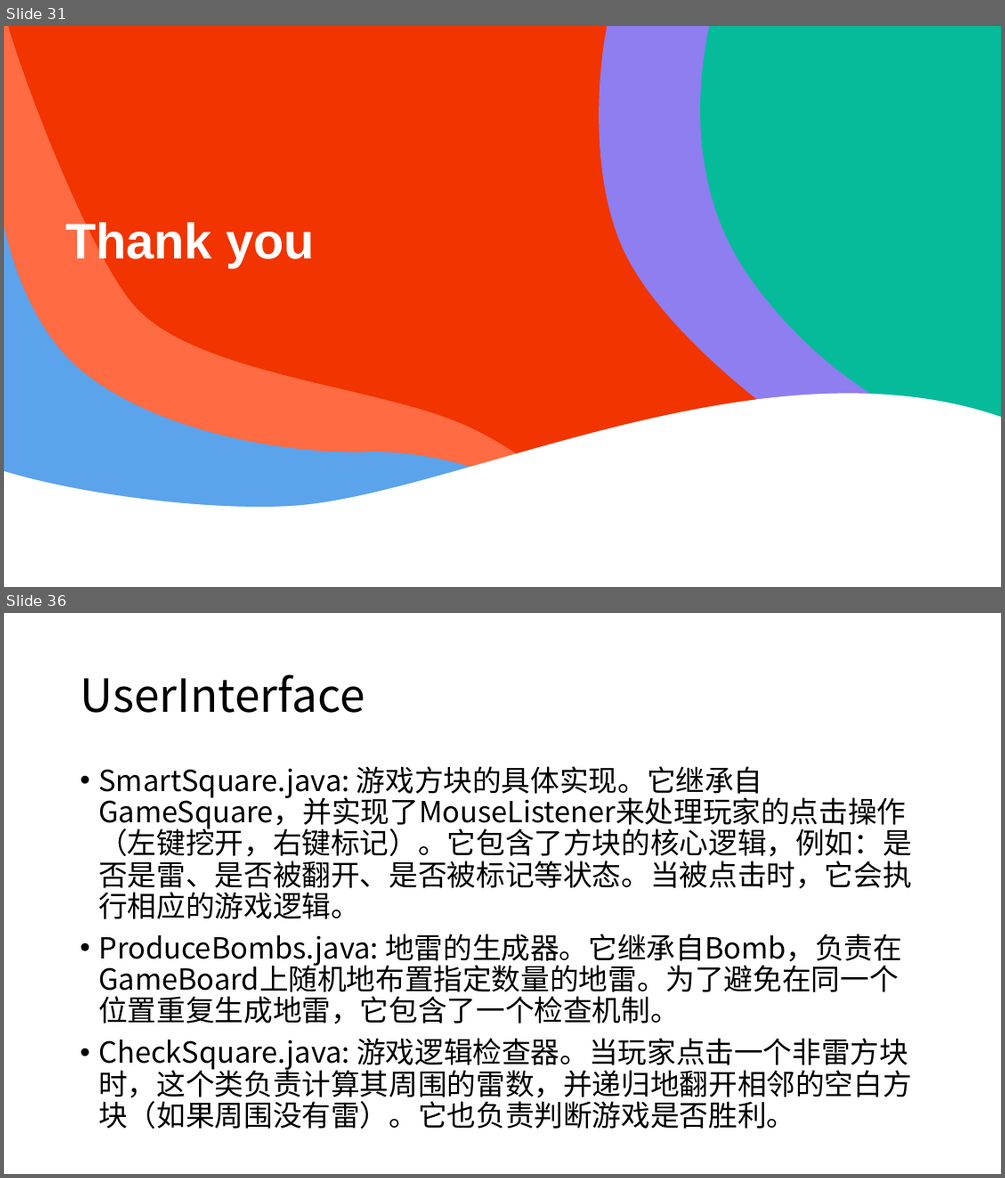
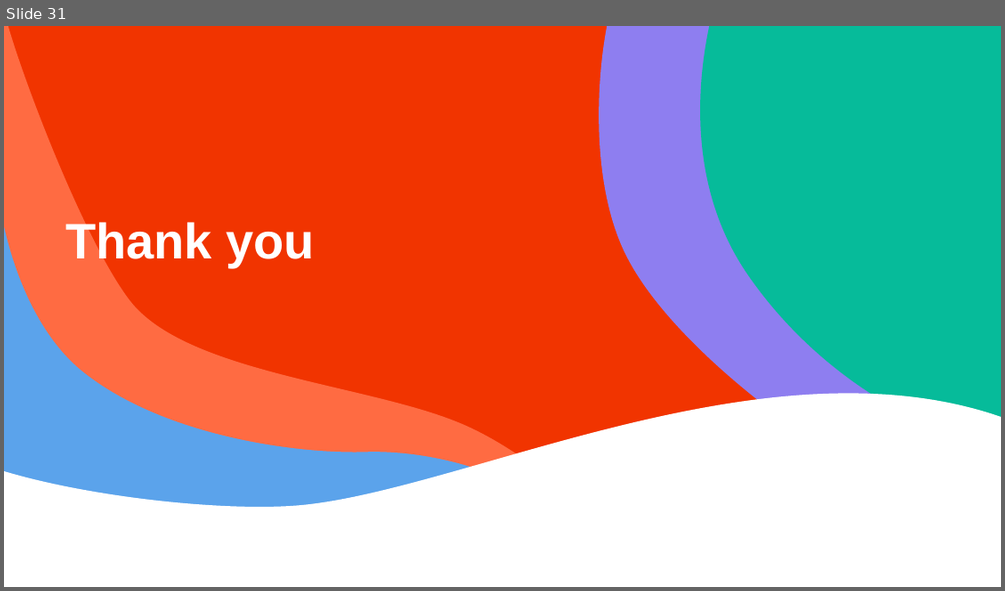
Before and after one commit to wzc506/mineswapper, a slide deck: uml.pptx. Shown one above the other, each under a label of ours: slides 31 and 36 before the commit, slide 31 after it; the slides between them are not shown. The pictures are 1005x1178 and 1005x591 pixels, drawn with LibreOffice and Linux fonts; fonts in the diff are those of the drawing. Boxes give left, top, right and bottom in pixels: in the first picture for what was removed or moved away, otherwise in the second. Text is boxed around its words. In the diff, an @@ line names an element or a change of style, - is before the commit and + after.

```diff
--- a/uml.pptx
+++ b/uml.pptx
@@ slide 36 removed at box(4, 613, 1001, 1174), background #FFFFFF @@
@@ title removed at box(80, 674, 364, 713) @@
-UserInterface
@@ text removed at box(98, 766, 911, 1128) @@
-• SmartSquare.java: 游戏方块的具体实现。它继承自GameSquare，并实现了MouseListener来处理玩家的点击操作（左键挖开，右键标记）。它包含了方块的核心逻辑，例如：是否是雷、是否被翻开、是否被标记等状态。当被点击时，它会执行相应的游戏逻辑。
-• ProduceBombs.java: 地雷的生成器。它继承自Bomb，负责在GameBoard上随机地布置指定数量的地雷。为了避免在同一个位置重复生成地雷，它包含了一个检查机制。
-• CheckSquare.java: 游戏逻辑检查器。当玩家点击一个非雷方块时，这个类负责计算其周围的雷数，并递归地翻开相邻的空白方块（如果周围没有雷）。它也负责判断游戏是否胜利。
```
Also in this commit, not shown: 1 slide added, 6 other slides removed.
